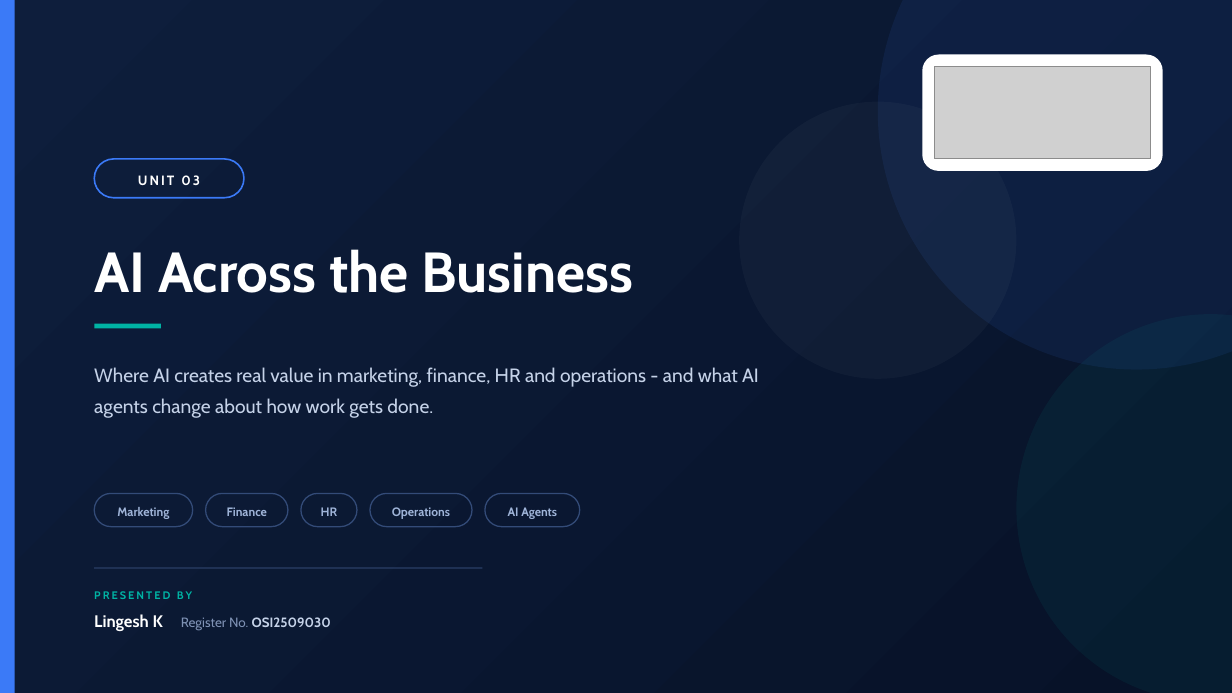
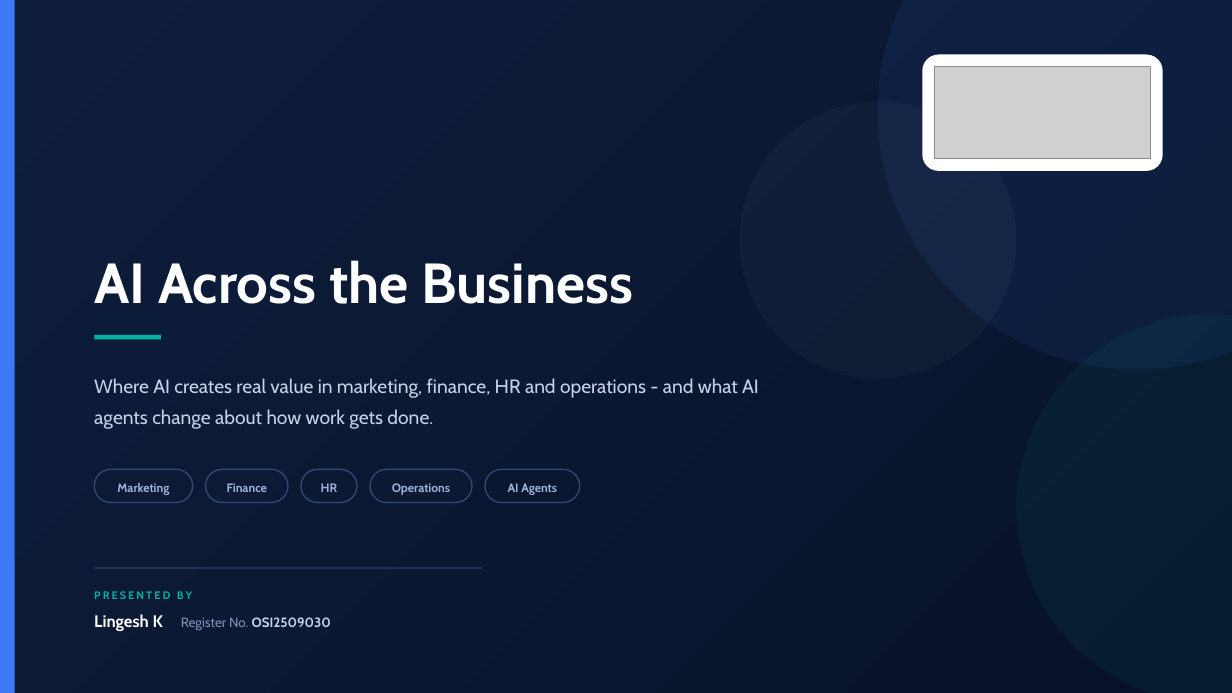
Before and after one commit to klingesh/Presentation, a slide deck: slide 1 of Unit 3 - Business Application in AI.pptx. Drawn at 1232x693 pixels with LibreOffice and Linux fonts; fonts in the diff are those of the drawing; grey boxes stand for pictures. Boxes give left, top, right and bottom in pixels: in the first picture for what was removed or moved away, otherwise in the second. Text is boxed around its words. In the diff, an @@ line names an element or a change of style, - is before the commit and + after.

Commit message:
Remove the UNIT badge from opening slides and rebalance the title layout
The 'UNIT 01' pill is gone from all five title slides. With it removed the
title block was sitting low, so the title, rule, subtitle and chip row are now
centred as a group in the band between the logo and the presenter block. This
keeps one-line titles (Units 3 and 4) and two-line titles (Units 1, 2 and 5)
looking equally balanced, and fixes the chips crowding the subtitle.

```diff
--- a/Unit 3 - Business Application in AI.pptx
+++ b/Unit 3 - Business Application in AI.pptx
@@ rounded rectangle removed at (94,159,244,198) @@
-UNIT 03
@@ text "AI Across the Business": place and size @@
-text "AI Across the Business" at (94,249,633,293)
+text "AI Across the Business" at (94,260,633,304)
@@ rectangle: place and size @@
-rectangle at (94,323,161,328)
+rectangle at (94,335,161,339)
@@ text "Where AI creates real value ...": place and size @@
-text "Where AI creates real value ..." at (94,367,759,418)
+text "Where AI creates real value ..." at (94,378,759,429)
@@ 5 rounded rectangles: place and size @@
-5 rounded rectangles at (94,494,580,527)
+5 rounded rectangles at (94,470,580,503)
```
Also in this commit, not shown: 10 other files.
